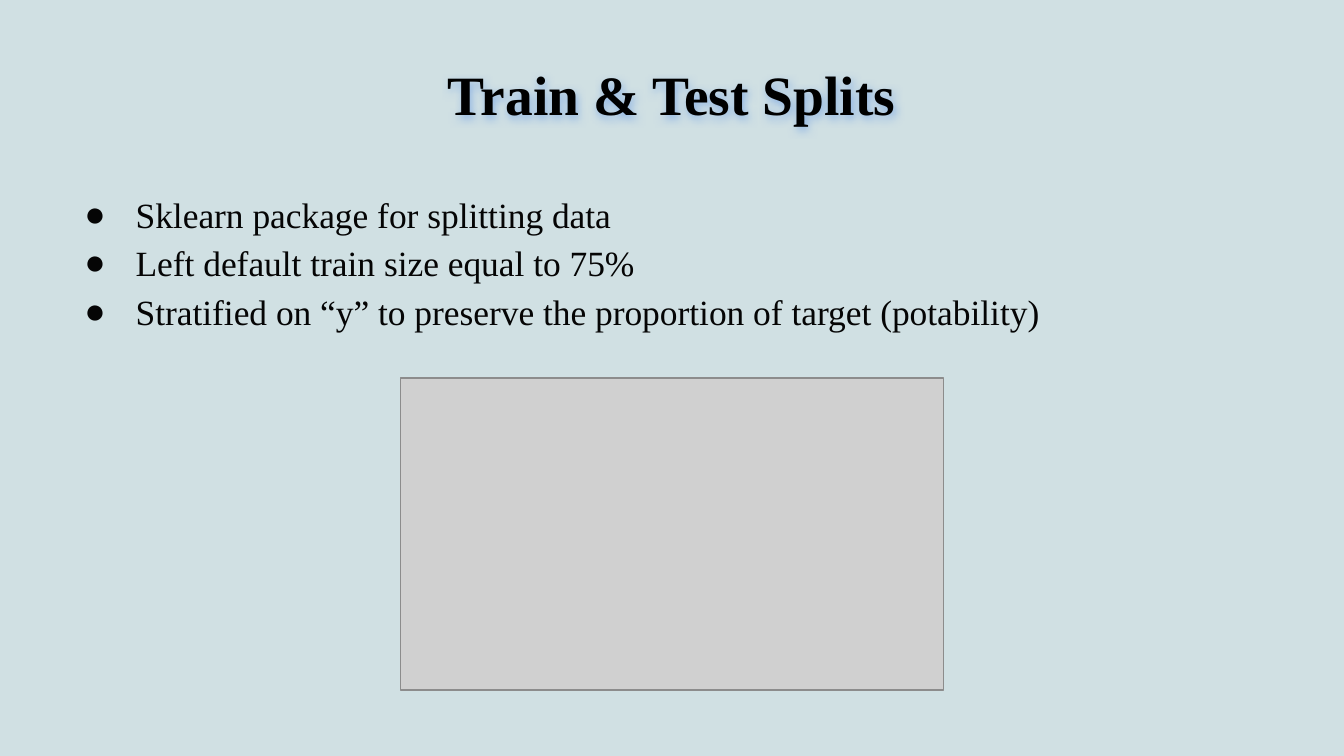
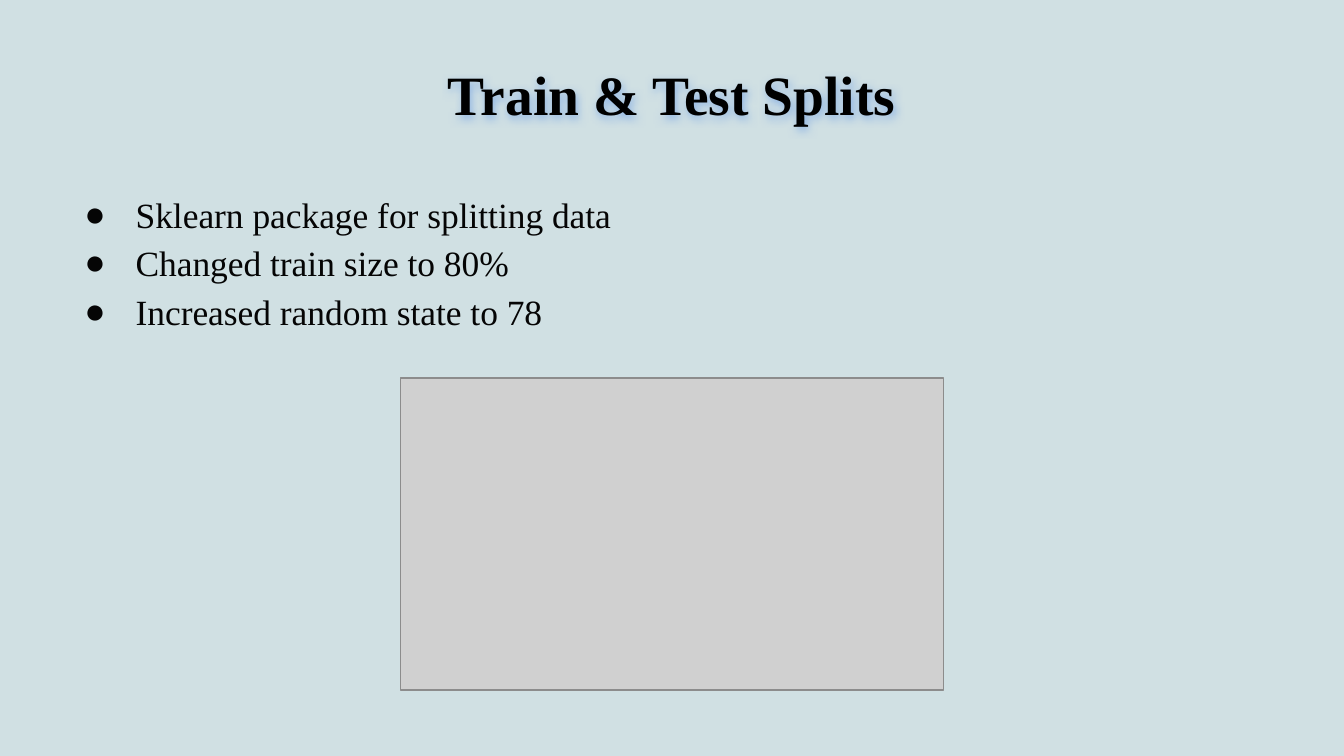
Before and after one commit to jessezimm/Environmental_Sustainability, a slide deck: slide 8 of Environmental_Sustainability (2).pptx (slide 7 before the commit). Drawn at 1344x756 pixels with LibreOffice and Linux fonts; fonts in the diff are those of the drawing; grey boxes stand for pictures. Boxes give left, top, right and bottom in pixels: in the first picture for what was removed or moved away, otherwise in the second. Text is boxed around its words. In the diff, an @@ line names an element or a change of style, - is before the commit and + after.

```diff
--- a/Environmental_Sustainability (2).pptx
+++ b/Environmental_Sustainability (2).pptx
@@ text at (136,251,542,326): text changed @@
-● Left default train size equal to 75%
-● Stratified on “y” to preserve the proportion of target (potability)
+● Changed train size to 80%
+● Increased random state to 78
```
Also in this commit, not shown: 5 other slides changed, 2 slides added, 1 slide removed.
